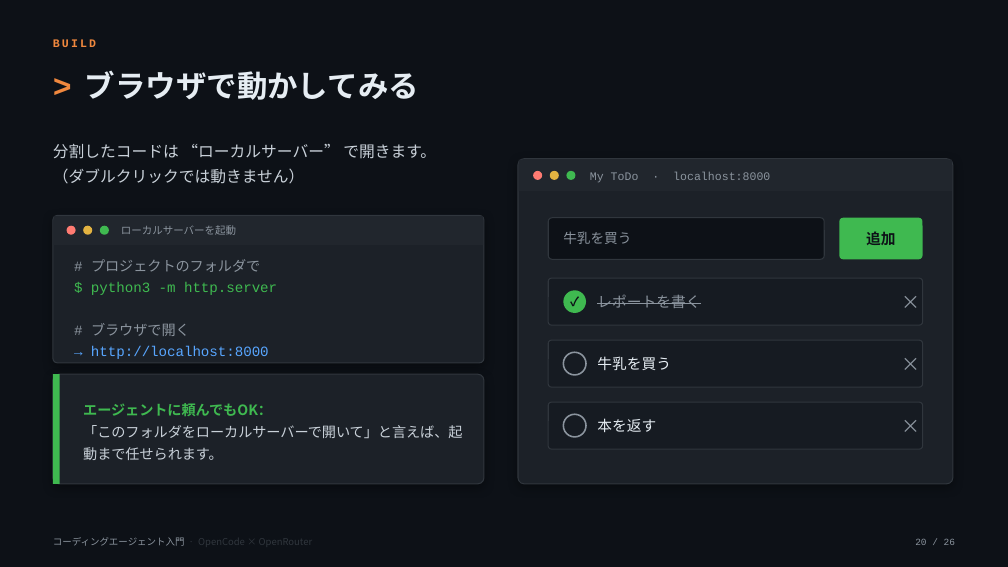
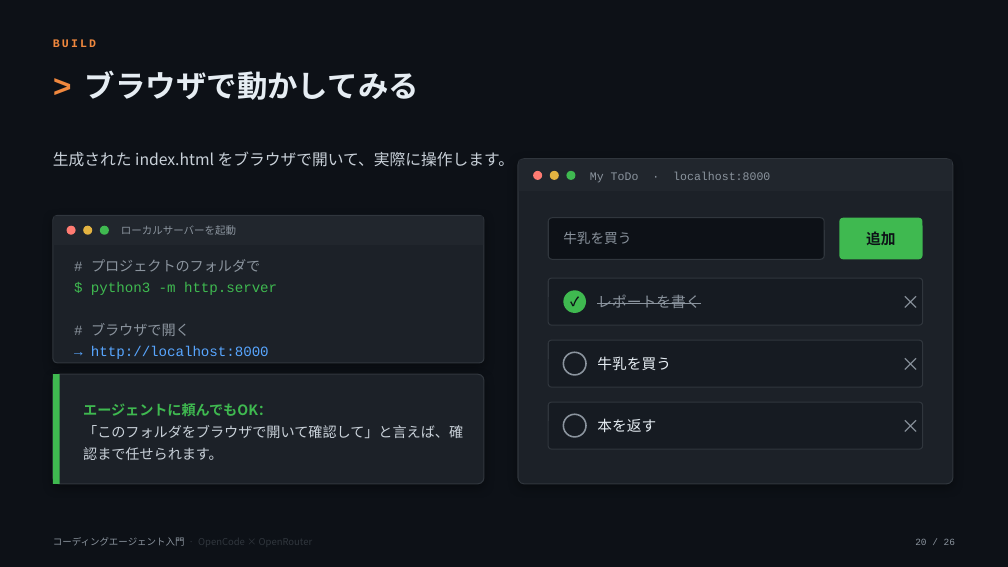
Before and after one commit to OJII3/opencode_openrouter_free_example, a slide deck: slide 20 of slides/seminar.pptx. Drawn at 1008x567 pixels with LibreOffice and Linux fonts; fonts in the diff are those of the drawing. Boxes give left, top, right and bottom in pixels: in the first picture for what was removed or moved away, otherwise in the second. Text is boxed around its words. In the diff, an @@ line names an element or a change of style, - is before the commit and + after.

```diff
--- a/slides/seminar.pptx
+++ b/slides/seminar.pptx
@@ text "生成された index.html をブラウザで開いて、実際に操作します。" at box(53, 152, 514, 167): vertical alignment top to middle @@
@@ text at box(53, 152, 514, 167): text changed @@
-分割したコードは “ローカルサーバー” で開きます。
-（ダブルクリックでは動きません）
+生成された index.html をブラウザで開いて、実際に操作します。
@@ text at box(83, 425, 463, 460): text changed @@
-「このフォルダをローカルサーバーで開いて」と言えば、起動まで任せられます。
+「このフォルダをブラウザで開いて確認して」と言えば、確認まで任せられます。
```
Also in this commit, not shown: 4 other slides changed, 1 slide added, 1 slide removed, 4 other files.
